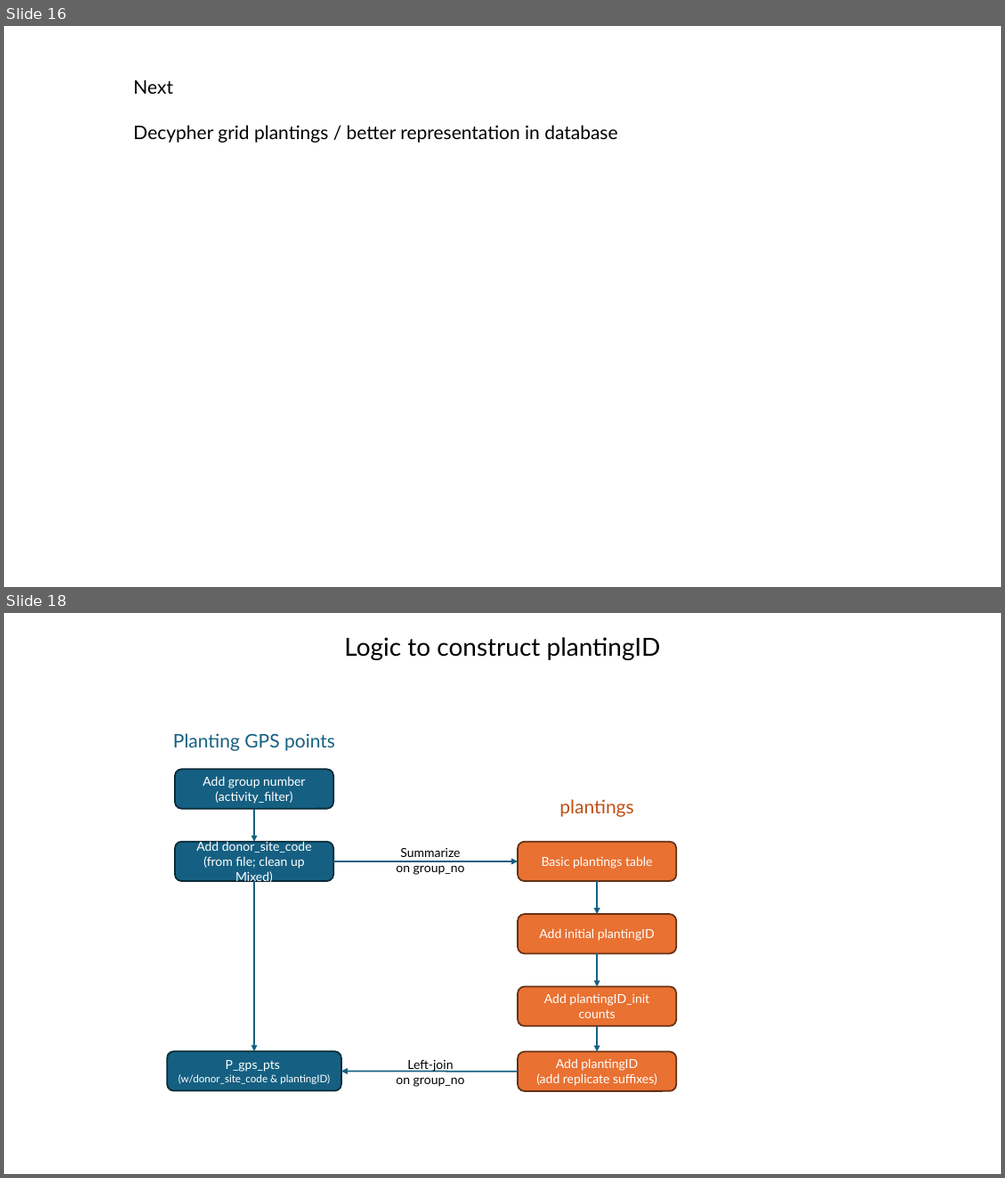
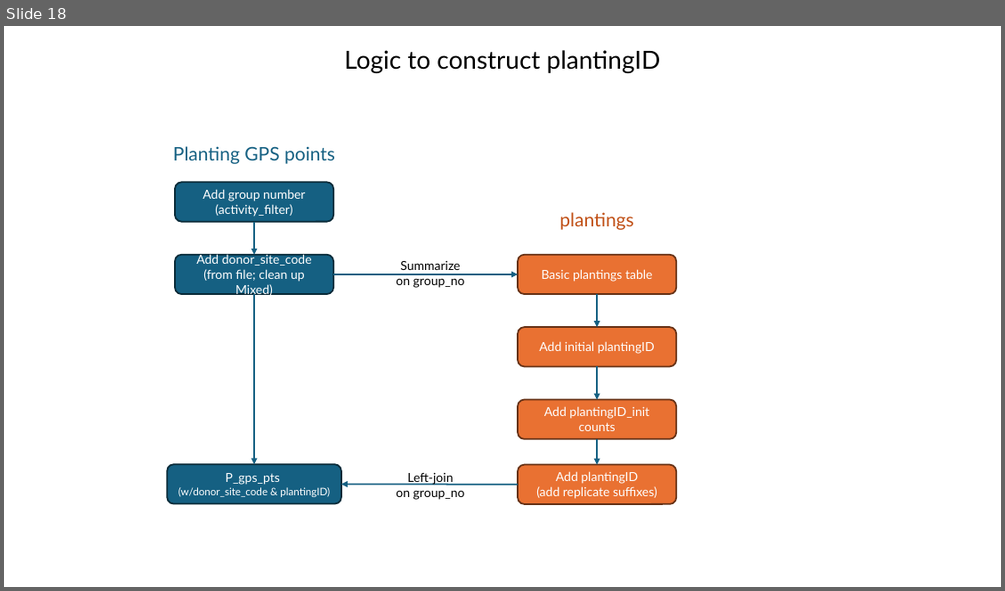
Before and after one commit to WA-Nearshore/seagrass-restoration-processing, a slide deck: docs/seagrass_restoration_storymap_notes.pptx. Shown one above the other, each under a label of ours: slides 16 and 18 before the commit, slide 18 after it; the slides between them are not shown. The pictures are 1005x1178 and 1005x591 pixels, drawn with LibreOffice and Linux fonts; fonts in the diff are those of the drawing. Boxes give left, top, right and bottom in pixels: in the first picture for what was removed or moved away, otherwise in the second. Text is boxed around its words. In the diff, an @@ line names an element or a change of style, - is before the commit and + after.

```diff
--- a/docs/seagrass_restoration_storymap_notes.pptx
+++ b/docs/seagrass_restoration_storymap_notes.pptx
@@ slide 16 removed at (4, 26, 1001, 587), background #FFFFFF @@
@@ text removed at (133, 80, 617, 143) @@
-Next
-Decypher grid plantings / better representation in database
```
Also in this commit, not shown: 2 slides changed, 1 slide added, 1 other file.
